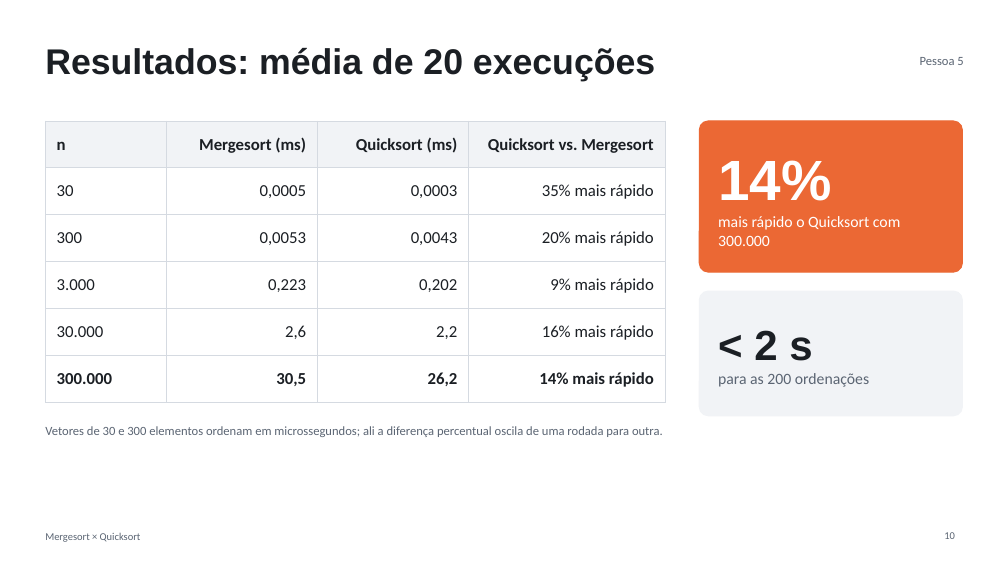
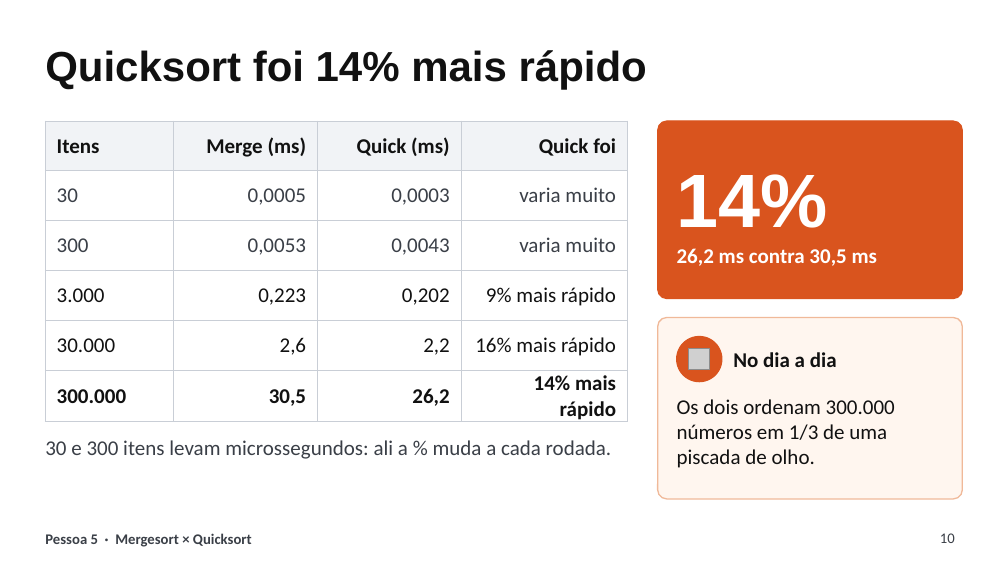
Before and after one commit to guint3r/Trabalho_Simulador_OS, a slide deck: slide 10 of trabalho_ordenacao/apresentacao/slides.pptx. Drawn at 1008x567 pixels with LibreOffice and Linux fonts; fonts in the diff are those of the drawing; grey boxes stand for pictures. Boxes give left, top, right and bottom in pixels: in the first picture for what was removed or moved away, otherwise in the second. Text is boxed around its words. In the diff, an @@ line names an element or a change of style, - is before the commit and + after.

```diff
--- a/trabalho_ordenacao/apresentacao/slides.pptx
+++ b/trabalho_ordenacao/apresentacao/slides.pptx
@@ title at [45, 50, 647, 89]: text changed; size 34 to 40 pt; text colour #1B1F24 to #111111 @@
-Resultados: média de 20 execuções
+Quicksort foi 14% mais rápido
@@ table at [45, 121, 628, 426] @@
-row 1: n | Mergesort (ms) | Quicksort (ms) | Quicksort vs. Mergesort
+row 1: Itens | Merge (ms) | Quick (ms) | Quick foi
-row 2, column 4: 35% mais rápido
+row 2, column 4: varia muito
-row 3, column 4: 20% mais rápido
+row 3, column 4: varia muito
@@ size 16 to 20 pt in "30", "0,0005", "0,0003", "300" and 14 more places @@
@@ text colour #1B1F24 to #3A3F47 in "30", "0,0005", "0,0003", "300" and 2 more places @@
@@ text colour #1B1F24 to #111111 in "3.000", "0,223", "0,202", "9% mais rápido" and 8 more places @@
@@ borders changed @@
@@ table: place and size @@
-table at [45, 121, 665, 391]
+table at [45, 121, 628, 426]
@@ rounded rectangle: place and size @@
-rounded rectangle at [699, 121, 963, 272]
+rounded rectangle at [658, 121, 963, 299]
@@ rounded rectangle at [658, 121, 963, 299]: fill #EB6834 to #D9541E; outline #EB6834 1 pt to #D9541E 1 pt; proportions changed @@
@@ text "14%": place and size @@
-text "14%" at [718, 160, 900, 246]
+text "14%" at [677, 174, 877, 266]
@@ text at [677, 174, 828, 228]: size 54 to 72 pt in "14%" @@
@@ text at [677, 248, 877, 266]: text changed; size 15 to 20 pt; bold on @@
-mais rápido o Quicksort com 300.000
+26,2 ms contra 30,5 ms
@@ rounded rectangle: place and size @@
-rounded rectangle at [699, 291, 963, 416]
+rounded rectangle at [658, 318, 963, 499]
@@ rounded rectangle at [658, 318, 963, 499]: fill #F1F3F6 to #FFF6EF; outline #F1F3F6 1 pt to #F0B999 1.25 pt; proportions changed @@
@@ ellipse added at [677, 337, 722, 382], fill #D9541E, outline #D9541E 1 pt @@
@@ picture added at [689, 349, 710, 370] @@
@@ text removed at [718, 330, 869, 387] @@
-< 2 s
-para as 200 ordenações
@@ text added at [733, 352, 837, 367], 20 pt, text #111111, bold @@
+No dia a dia
@@ text added at [677, 399, 895, 468], 20 pt, text #111111 @@
+Os dois ordenam 300.000 números em 1/3 de uma piscada de olho.
@@ text at [45, 440, 612, 459]: text changed; size 12 to 20 pt; text colour #5B6573 to #3A3F47 @@
-Vetores de 30 e 300 elementos ordenam em microssegundos; ali a diferença percentual oscila de uma rodada para outra.
+30 e 300 itens levam microssegundos: ali a % muda a cada rodada.
@@ text at [45, 533, 252, 547]: text changed; size 12 to 14 pt; text colour #5B6573 to #3A3F47; bold on @@
-Pessoa 5
+Pessoa 5 · Mergesort × Quicksort
@@ text removed at [45, 533, 141, 542] @@
-Mergesort × Quicksort
@@ page number at [940, 533, 955, 543]: size 10 to 14 pt, text colour #5B6573 to #3A3F47 @@
```
Also in this commit, not shown: 9 other slides changed, 4 slides added, 4 slides removed, 2 other files.
